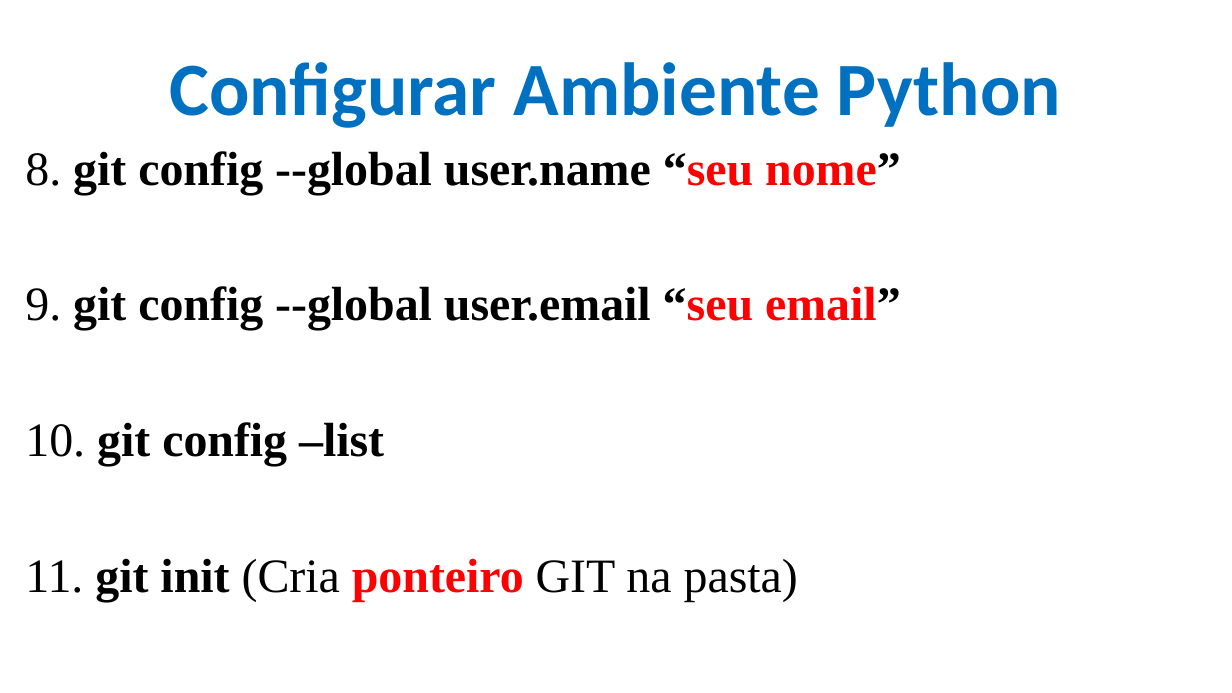
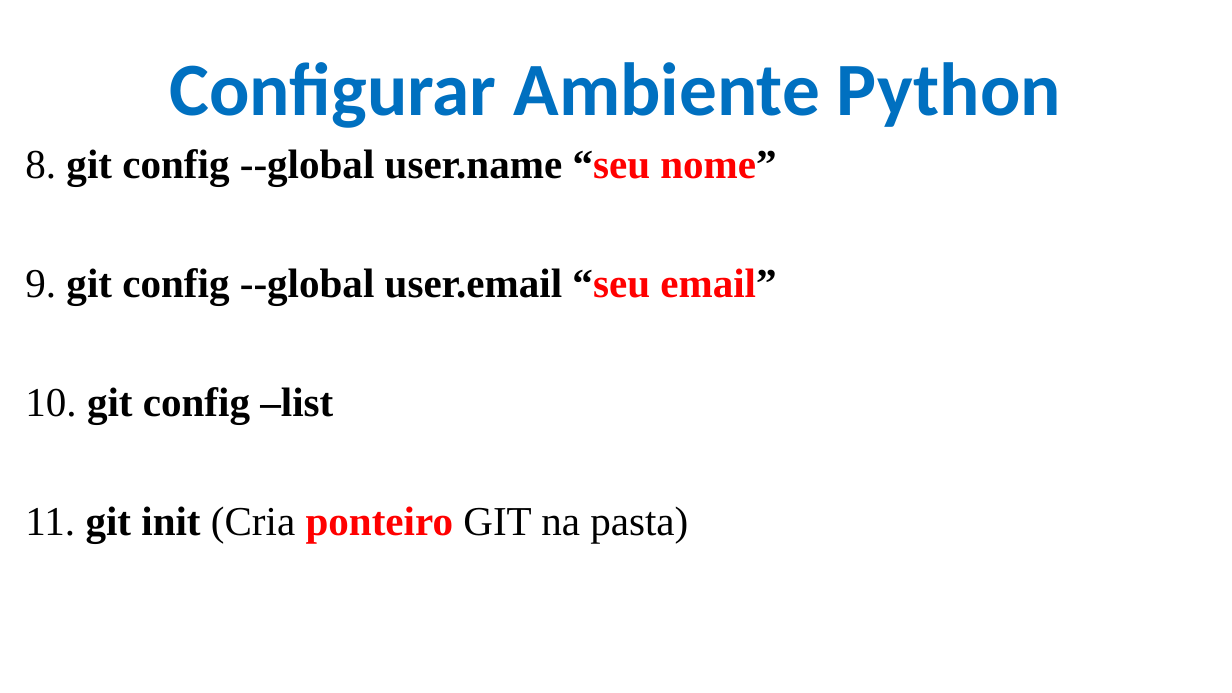
Before and after one commit to CloudEducationBrazil/WydenUniRuyPythonRAD, a slide deck: slide 15 of 01 Classes/Aula 01 RAD em Python - Caracterização e Ambiente.pptx. Drawn at 1232x693 pixels with LibreOffice and Linux fonts; fonts in the diff are those of the drawing; background and template pictures are left out. Boxes give left, top, right and bottom in pixels: in the first picture for what was removed or moved away, otherwise in the second. Text is boxed around its words. In the diff, an @@ line names an element or a change of style, - is before the commit and + after.

```diff
--- a/01 Classes/Aula 01 RAD em Python - Caracterização e Ambiente.pptx
+++ b/01 Classes/Aula 01 RAD em Python - Caracterização e Ambiente.pptx
@@ text "8. git config --global user.name ..." at bbox=[25, 149, 776, 543]: size 28 to 24 pt @@
```
Also in this commit, not shown: 3 other slides changed, 1 slide added.
